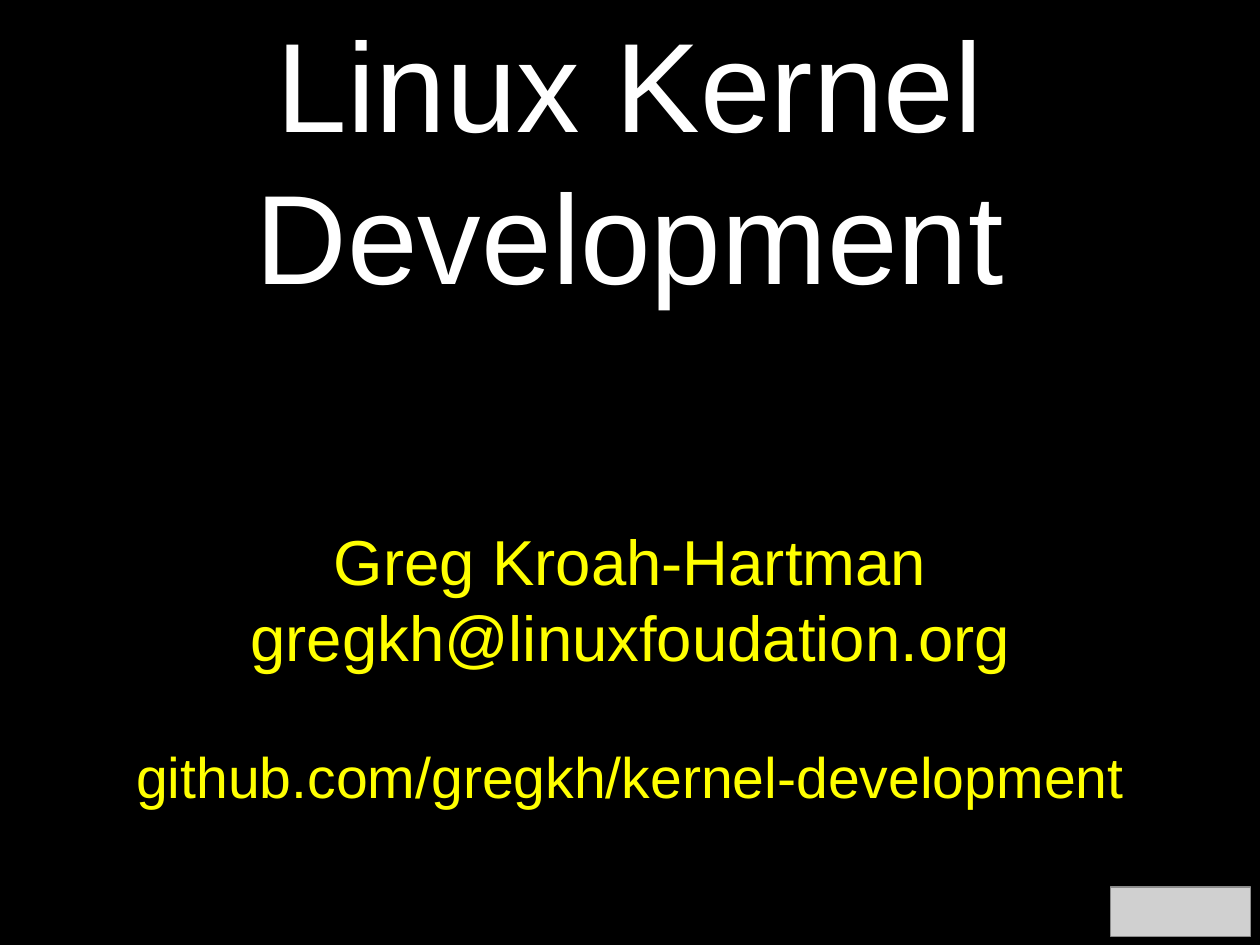
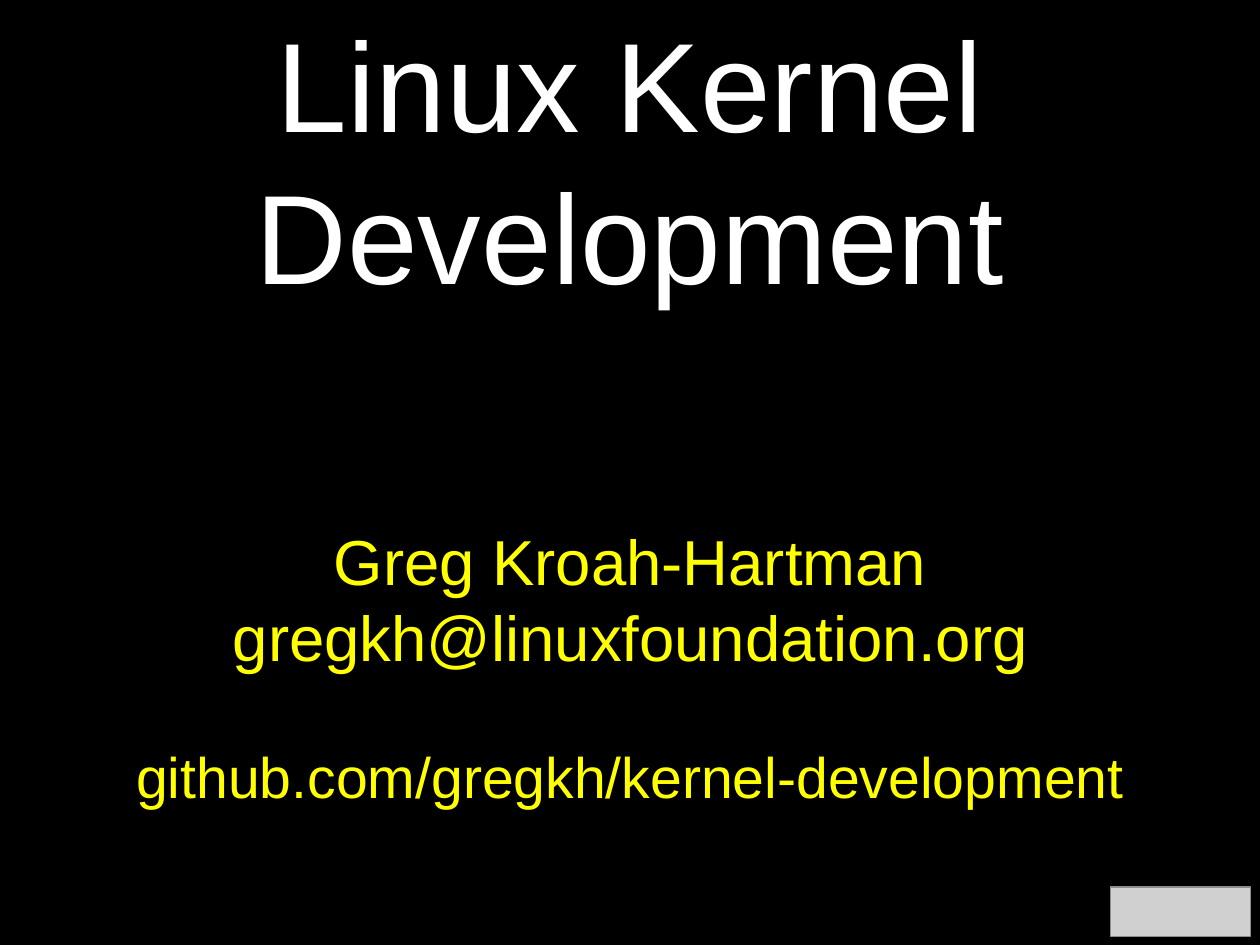
Before and after one commit to gregkh/kernel-development, a slide deck: slide 1 of kernel-development.odp. Drawn at 1260x945 pixels with LibreOffice and Linux fonts; fonts in the diff are those of the drawing; grey boxes stand for pictures. Boxes give left, top, right and bottom in pixels: in the first picture for what was removed or moved away, otherwise in the second. Text is boxed around its words. In the diff, an @@ line names an element or a change of style, - is before the commit and + after.

```diff
--- a/kernel-development.odp
+++ b/kernel-development.odp
@@ text "Greg Kroah-Hartman": place and size @@
-text "Greg Kroah-Hartman" at <box>250,539,1009,673</box>
+text "Greg Kroah-Hartman" at <box>233,539,1028,673</box>
@@ text at <box>233,615,1028,673</box>: text changed @@
-gregkh@linuxfoudation.org
+gregkh@linuxfoundation.org
```
Also in this commit, not shown: 4 other slides changed, 1 other file.
